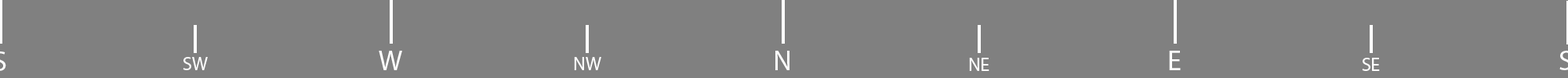
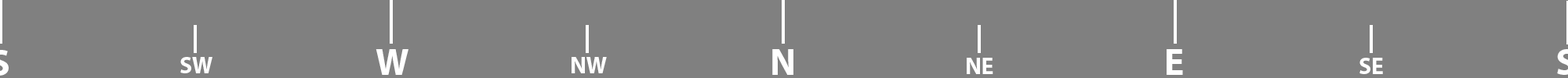
The second 1568px x 78px image is a revision of the first. Changes to its layers:
painted on "S" (1st of 2) over [0, 50, 9, 77]
painted on "SE" over [1359, 58, 1383, 75]
painted on "NE" over [966, 58, 994, 75]
painted on "SW" over [180, 57, 213, 74]
painted on "NW" over [571, 57, 607, 74]
painted on "S" (2nd of 2) over [1557, 49, 1568, 76]
painted on "E" over [1166, 49, 1184, 76]
painted on "W" over [375, 49, 409, 76]
painted on "N" over [772, 49, 794, 76]
